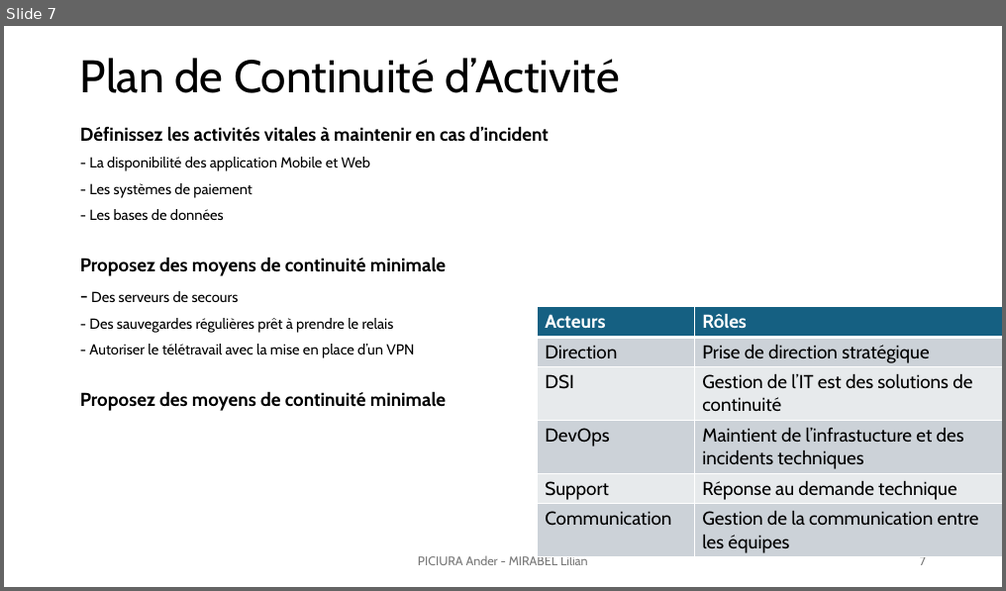
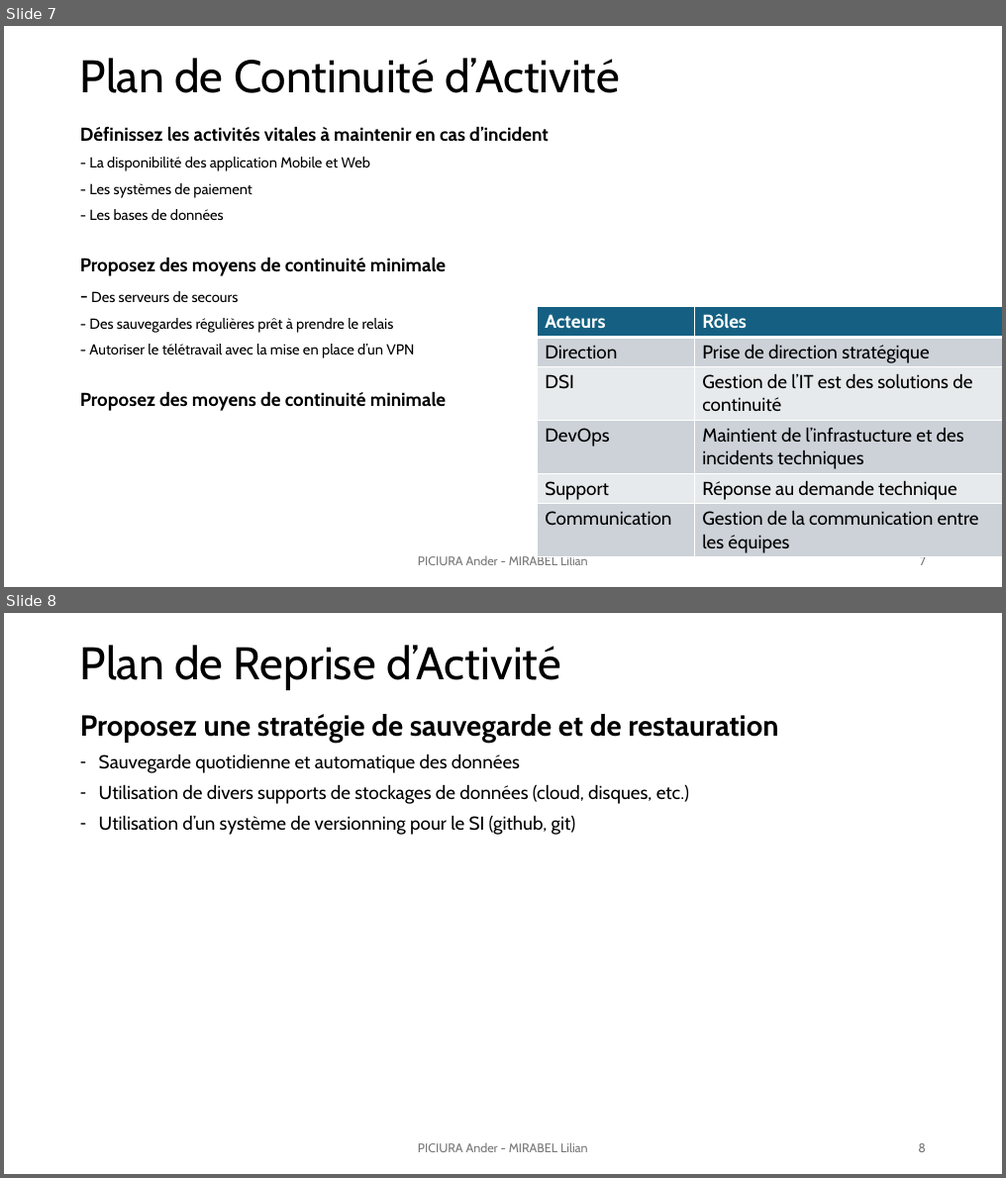
Before and after one commit to lilianmirabel/TPodoo, a slide deck: TP6_Exploitation_faille_0day_Lilian_Ander.pptx. Shown one above the other, each under a label of ours: slide 7 before the commit, slides 7 and 8 after it. The pictures are 1006x591 and 1006x1178 pixels, drawn with LibreOffice and Linux fonts; fonts in the diff are those of the drawing. Boxes give left, top, right and bottom in pixels: in the first picture for what was removed or moved away, otherwise in the second. Text is boxed around its words. In the diff, an @@ line names an element or a change of style, - is before the commit and + after.

Commit message:
tp6

```diff
--- a/TP6_Exploitation_faille_0day_Lilian_Ander.pptx
+++ b/TP6_Exploitation_faille_0day_Lilian_Ander.pptx
@@ slide 8 added at <box>4,613,1002,1174</box>, background #FFFFFF @@
@@ text added at <box>80,645,561,690</box>, 44 pt, text #000000 @@
+Plan de Reprise d’Activité
@@ text added at <box>80,714,778,835</box>, 18 pt, text #000000 @@
+Proposez une stratégie de sauvegarde et de restauration
+– Sauvegarde quotidienne et automatique des données
+– Utilisation de divers supports de stockages de données (cloud, disques, etc.)
+– Utilisation d’un système de versionning pour le SI (github, git)
@@ text added at <box>418,1143,588,1153</box>, 12 pt, text #797979 @@
+PICIURA Ander - MIRABEL Lilian
@@ page number added at <box>918,1144,926,1153</box>, 12 pt, text #797979 @@
+8
```
